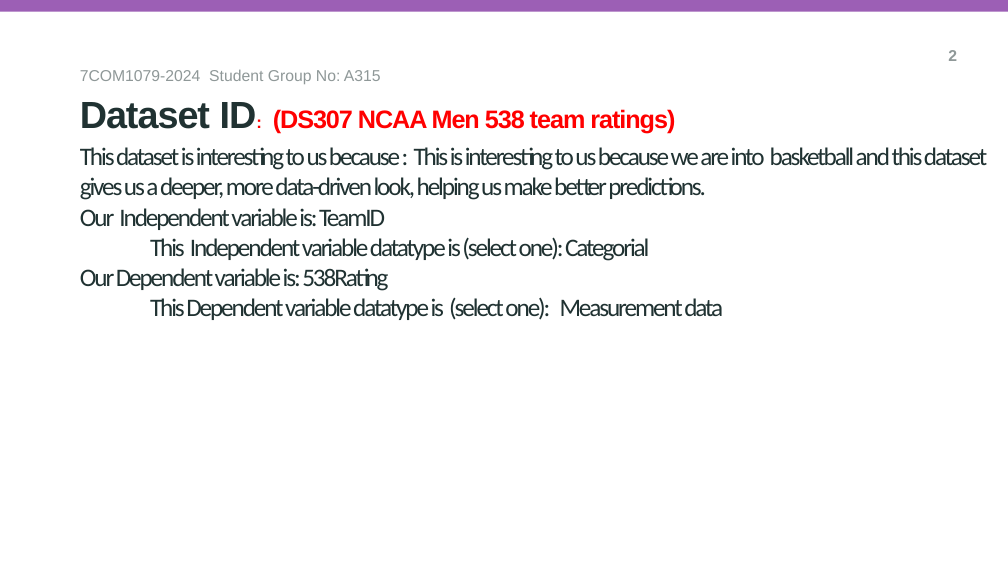
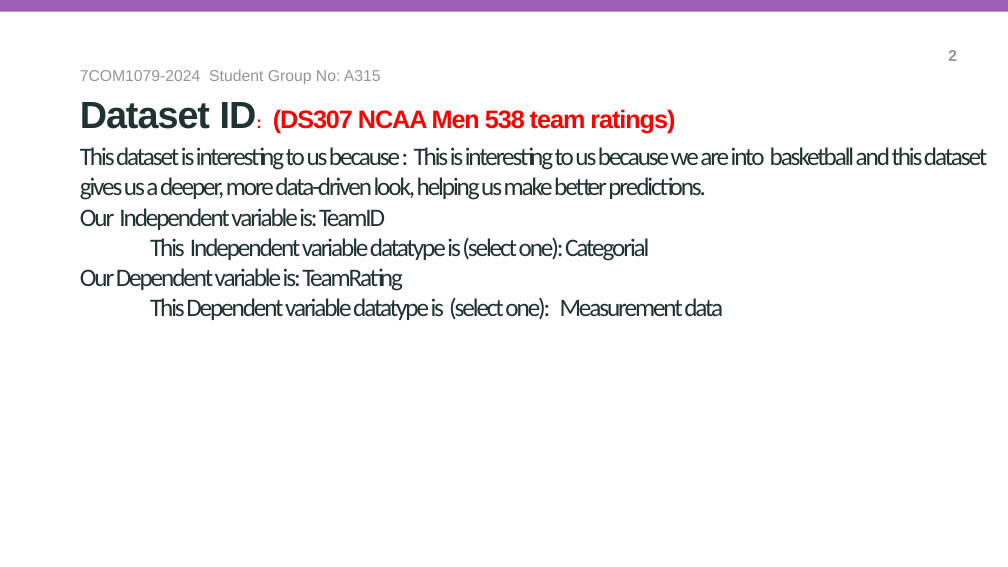
Before and after one commit to IbbiShahid/Research-Question-and-Visualisation, a slide deck: slide 3 of researchQuestion.pptx. Drawn at 1008x567 pixels with LibreOffice and Linux fonts; fonts in the diff are those of the drawing; background and template pictures are left out. Boxes give left, top, right and bottom in pixels: in the first picture for what was removed or moved away, otherwise in the second. Text is boxed around its words. In the diff, an @@ line names an element or a change of style, - is before the commit and + after.

```diff
--- a/researchQuestion.pptx
+++ b/researchQuestion.pptx
@@ title at bbox=[80, 147, 987, 320]: text changed @@
-This dataset is interesting to us because : This is interesting to us because we are into basketball and this dataset gives us a deeper, more data-driven look, helping us make better predictions.
-Our Independent variable is: TeamID
-This Independent variable datatype is (select one): Categorial
-Our Dependent variable is: 538Rating
-This Dependent variable datatype is (select one): Measurement data
+This dataset is interesting to us because : This is interesting to us because we are into basketball and this dataset gives us a deeper, more data-driven look, helping us make better predictions.
+Our Independent variable is: TeamID
+This Independent variable datatype is (select one): Categorial
+Our Dependent variable is: TeamRating
+This Dependent variable datatype is (select one): Measurement data
```
Also in this commit, not shown: 3 other slides changed.
